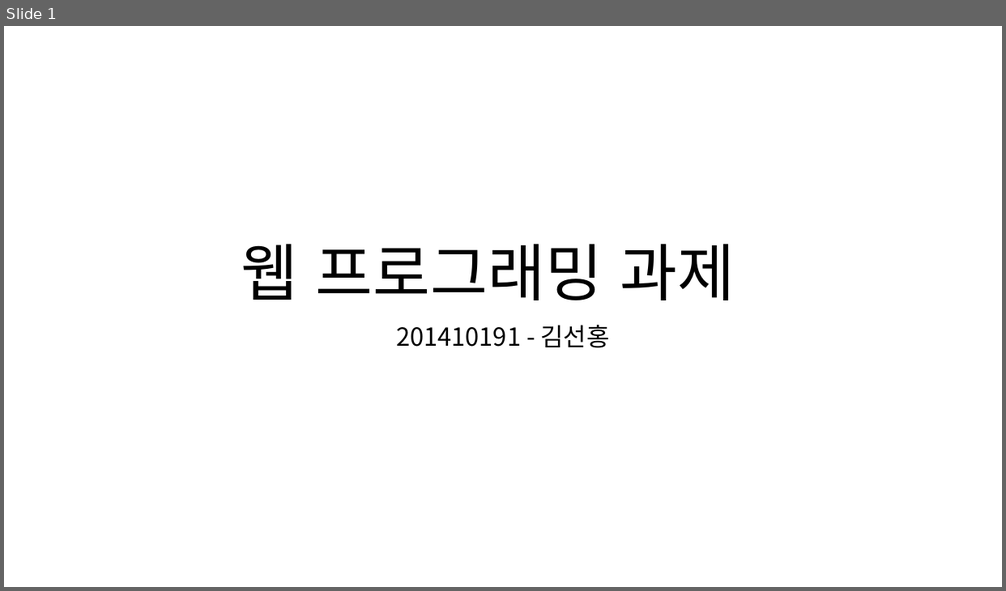
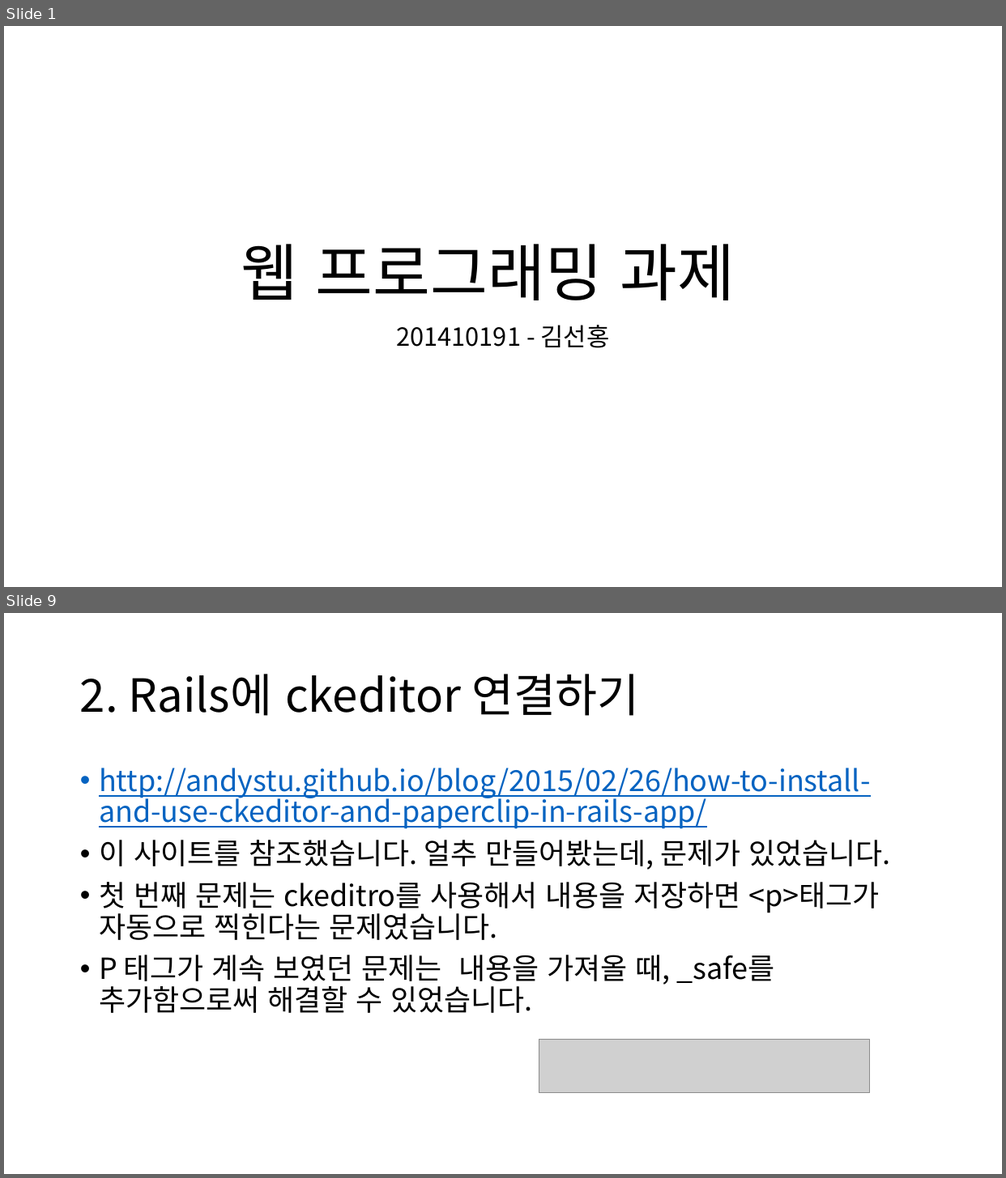
Before and after one commit to scarletbreeze/17-1_semester_webprogramming, a slide deck: webdiary만들기/웹프로그래밍과제.pptx. Shown one above the other, each under a label of ours: slide 1 before the commit, slides 1 and 9 after it; the slides between them are not shown. The pictures are 1006x591 and 1006x1178 pixels, drawn with LibreOffice and Linux fonts; fonts in the diff are those of the drawing; grey boxes stand for pictures. Boxes give left, top, right and bottom in pixels: in the first picture for what was removed or moved away, otherwise in the second. Text is boxed around its words. In the diff, an @@ line names an element or a change of style, - is before the commit and + after.

```diff
--- a/webdiary만들기/웹프로그래밍과제.pptx
+++ b/webdiary만들기/웹프로그래밍과제.pptx
@@ slide 9 added at (4, 613, 1002, 1174), background #FFFFFF @@
@@ title added at (80, 674, 640, 716), 44 pt, text #000000 @@
+2. Rails에 ckeditor 연결하기
@@ text added at (99, 768, 890, 1013), 28 pt, text #000000 @@
+• http://andystu.github.io/blog/2015/02/26/how-to-install-and-use-ckeditor-and-paperclip-in-rails-app/
+• 이 사이트를 참조했습니다. 얼추 만들어봤는데, 문제가 있었습니다.
+• 첫 번째 문제는 ckeditro를 사용해서 내용을 저장하면 <p>태그가 자동으로 찍힌다는 문제였습니다.
+• P 태그가 계속 보였던 문제는 내용을 가져올 때, _safe를 추가함으로써 해결할 수 있었습니다.
@@ picture added at (539, 1040, 870, 1093) @@
```
Also in this commit, not shown: 4 slides changed, 4 other slides added, 5 other files.
